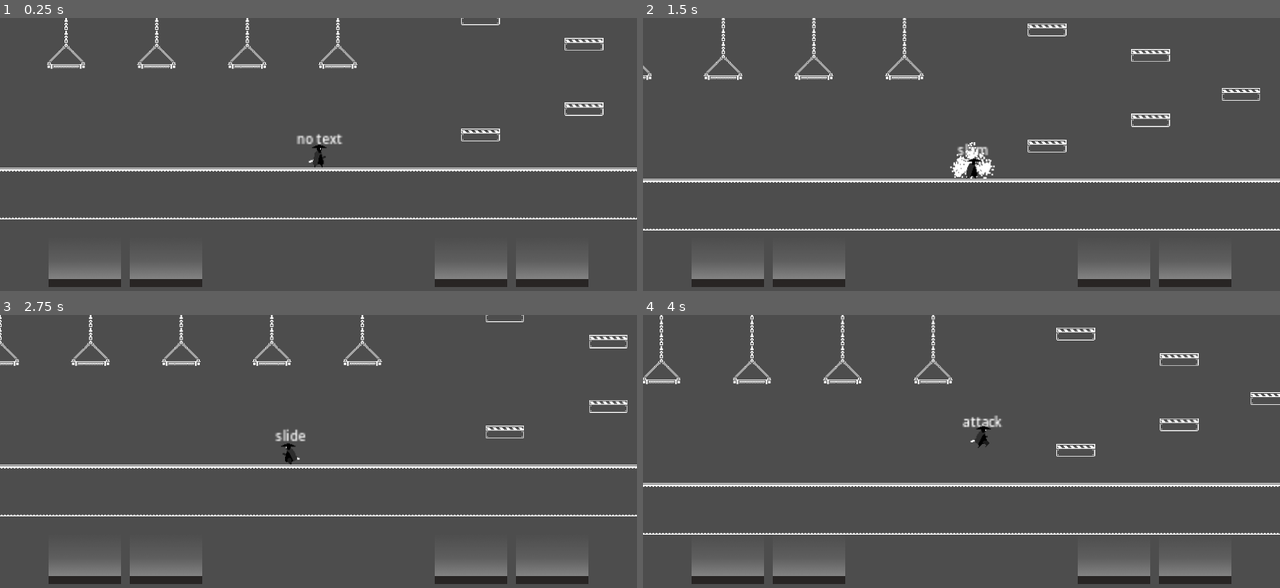
Above: before the commit, frames 1-4 (two rows, left to right).
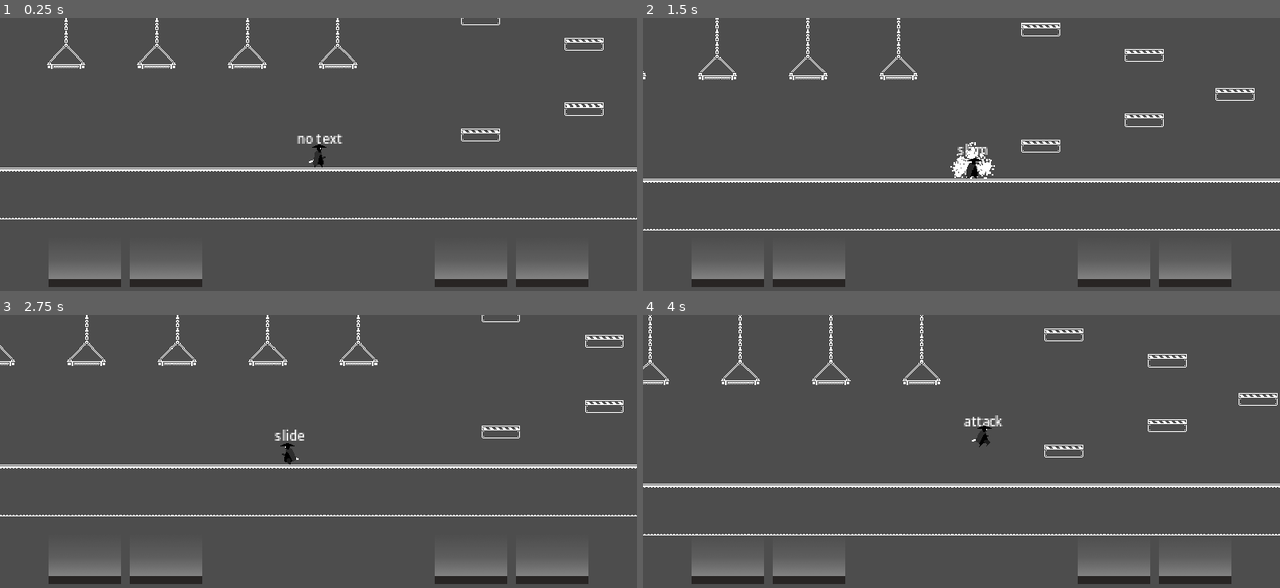
Above: after the commit, the same moments.

Repository: Bhaygon/nextindie_jam_01
Game: Godot game, scene res://scenes/main.tscn
The game is run twice, just before and just after one commit, with the same random seed, the same clock (stepped at 60 frames per second) and the same inputs.
Inputs (mouse positions are in pixels of both pictures, inside the frame that each line leads up to):
- Up to frame 1 (0.25 s): no input
- Up to frame 2 (1.5 s): tap Enter at 0.5 s; move the mouse to (1101, 140) at 0.52 s; hold D (right) from 0.53 s (still down); click (1101, 140) at 0.6 s; tap Space (jump) at 0.77 s; move the mouse to (834, 168) at 1.27 s; tap Ctrl (slam) at 1.35 s
- Up to frame 3 (2.75 s): tap Space (jump) at 1.52 s; move the mouse to (382, 391) at 2.02 s; release D (right) at 2.03 s; hold A (left) from 2.03 s (still down); tap Alt (slide) at 2.1 s
- Up to frame 4 (4 s): move the mouse to (929, 506) at 2.77 s; release A (left) at 2.78 s; hold D (right) from 2.78 s (still down); right-click (929, 506) at 2.85 s; tap Space (jump) at 3.02, 3.77 s; move the mouse to (1152, 492) at 3.52 s; click (1152, 492) at 3.6 s

The runs differ from the first frame. In frame 1, 2.2% of the frame differs, in the area x 0-100%, y 0-74%; in frame 2, 2.9%; in frame 3, 2.1%; in frame 4, 4.4%, in the area x 0-100%, y 0-81%.

Commit message:
Import fixes
- Physics fix
- Gravity fix
- Sprite default fix

Diff:
--- a/project.godot
+++ b/project.godot
@@ -67,3 +67,12 @@
 2d_physics/layer_2="player"
 2d_physics/layer_3="enemies"
 2d_physics/layer_4="items"
+
+[physics]
+
+common/physics_ticks_per_second=120
+2d/default_gravity=0.0
+
+[rendering]
+
+textures/canvas_textures/default_texture_filter=0
